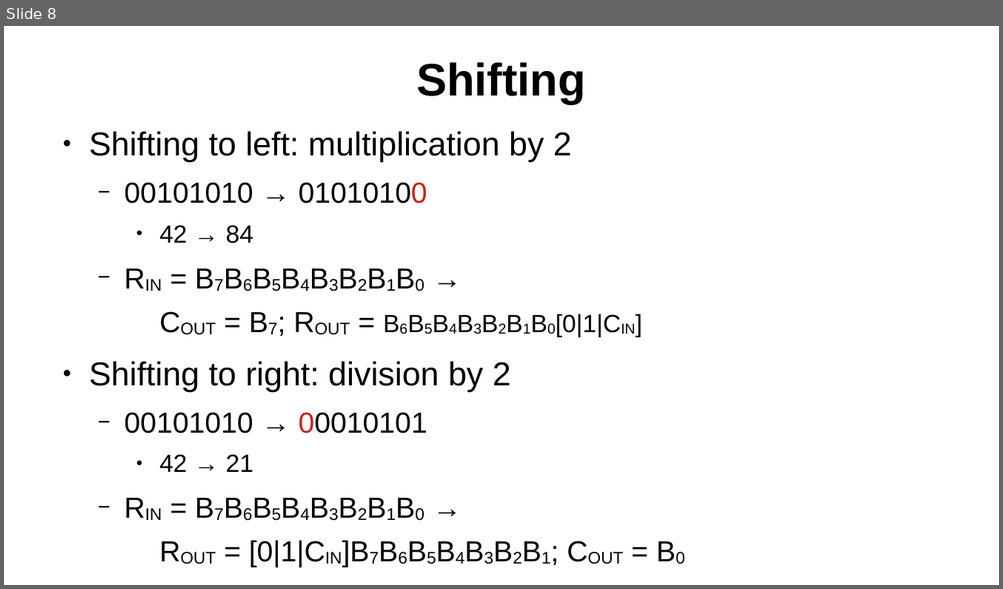
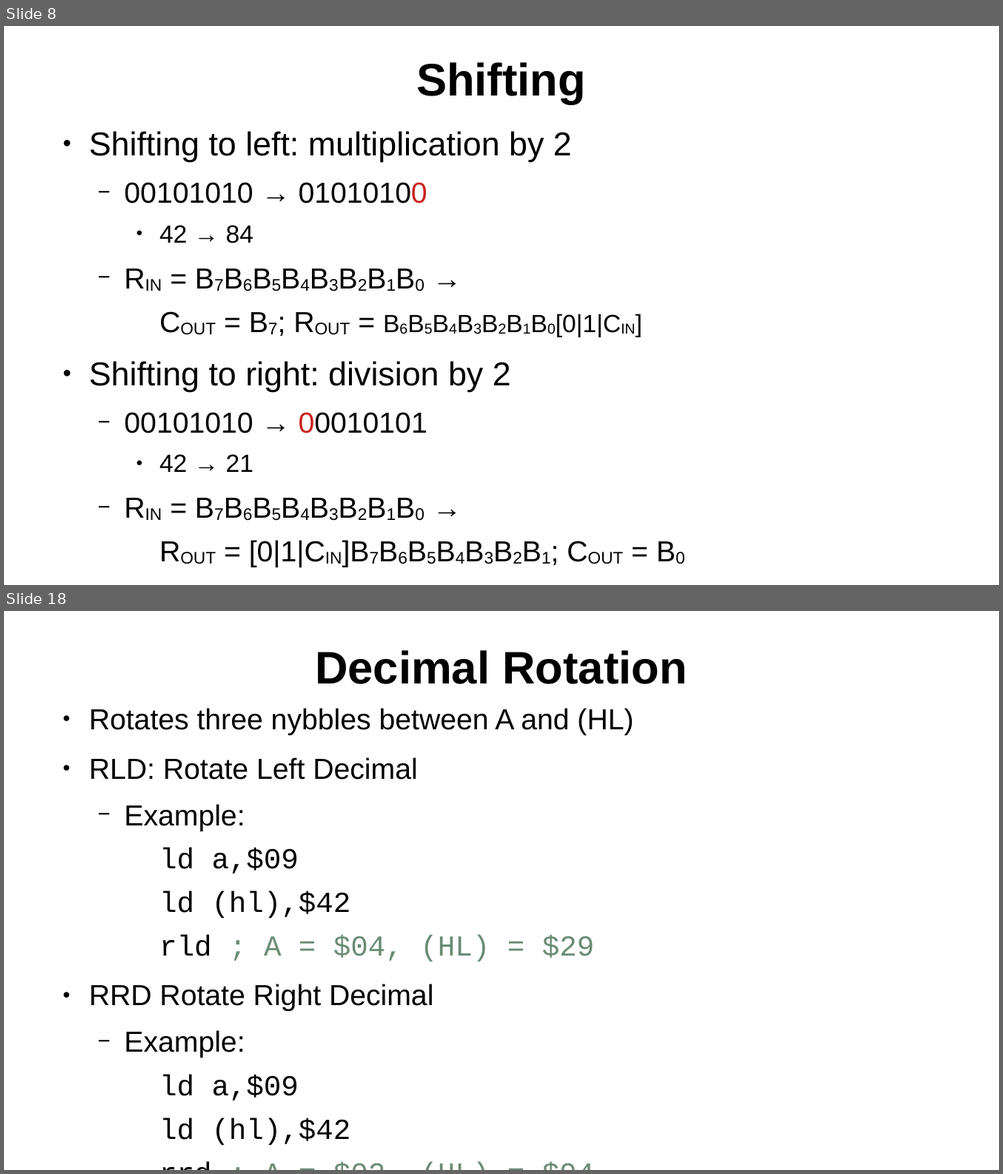
Before and after one commit to SlithyMatt/zxs-assembly-tutorial, a slide deck: Lesson7/Lesson7.odp. Shown one above the other, each under a label of ours: slide 8 before the commit, slides 8 and 18 after it; the slides between them are not shown. The pictures are 1003x589 and 1003x1174 pixels, drawn with LibreOffice and Linux fonts; fonts in the diff are those of the drawing. Boxes give left, top, right and bottom in pixels: in the first picture for what was removed or moved away, otherwise in the second. Text is boxed around its words. In the diff, an @@ line names an element or a change of style, - is before the commit and + after.

```diff
--- a/Lesson7/Lesson7.odp
+++ b/Lesson7/Lesson7.odp
@@ slide 18 added at (4, 611, 999, 1170), background #FFFFFF @@
@@ title added at (315, 650, 687, 684), 44 pt, text #000000, bold @@
+Decimal Rotation
@@ text added at (89, 708, 633, 1145), 28 pt, text #000000 @@
+● Rotates three nybbles between A and (HL)
+● RLD: Rotate Left Decimal
+  − Example:
+    ld a,$09
+    ld (hl),$42
+    rld ; A = $04, (HL) = $29
+● RRD Rotate Right Decimal
+  − Example:
+    ld a,$09
+    ld (hl),$42
+    rrd ; A = $02, (HL) = $94
```
Also in this commit, not shown: 4 slides changed, 13 other slides added.
